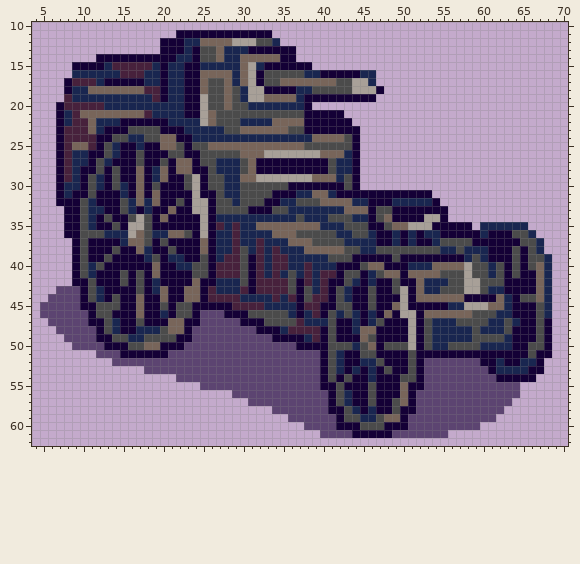
A sprite sheet gets an edit: images/units/imperials/chariot.png. The first picture shows the starting point.
The file is 72x72 pixels. Colours within 5 levels of each other are drawn and written as one. Shown: x 4..70, y 10..62.
New version:
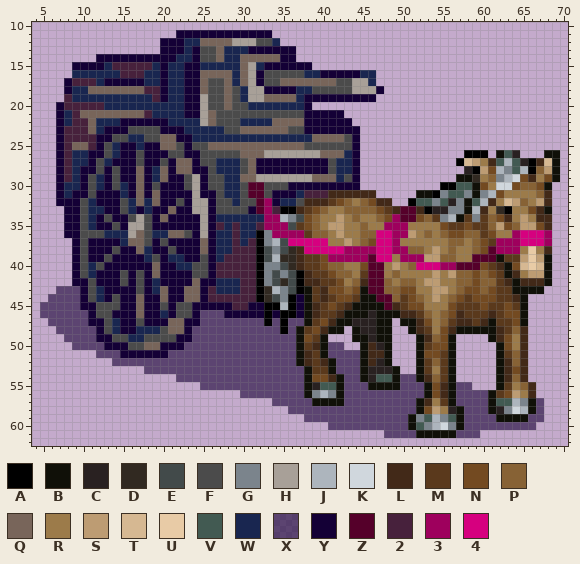
Palette (. is transparent): A #000000  B #101008  C #292121  D #312921  E #424a4a  F #4b4b4b  G #7b848c  H #a8a098  J #adb5bd  K #d0d7dd  L #422918  M #5a391c  N #734a21  P #876235  Q #78655a  R #9c7b4a  S #bd9c73  T #d6b892  U #e8cba6  V #425a52  W #192650  X #16003499  Y #140036  Z #55002a  2 #47213c  3 #9e005d  4 #d6007f
The edit:
y 26: x 58..60 ... -> AAA; x 62..64 ... -> BVC; x 68..69 .. -> BB
y 27: x 57..69 ............. -> ATSRLVJVCALTB
y 28: x 58..69 ............ -> CASNJGVJAPSB
y 29: x 57..69 ............. -> BBDRPGJKNLRNB
y 30: x 31..32 FF -> ZZ; x 43 F -> Y; x 55..68 .............. -> AAVVBNRKKNPPNB
y 31: x 31..32 FF -> ZZ; x 38..68 WQQWYYYYYYYYYYYY............... -> 222LLLLLL.....BBAGVVGBGJNRRRRPL
y 32: x 32..33 FY -> Z3; x 38..68 FFQQQQWWYYYWWWWWY.............. -> LLLMNPRPNLL..AVVGVCGBVJLRTSPRSL
y 33: x 32..68 YYFFWWWWWWWQQQYFFYYYYYYY............. -> Z32AALMNPRRPPPPNMLZZLACCGGBJLRDARRNLB
y 34: x 33..68 WWWWFWWWFFFWWYFQYYYYHHY............. -> 33JGENPRRSRPRRPN3ZZNPMGJBMGMPNLRSRLL
y 35: x 32..68 QQQQQQQQWWWFFFYYFQQHHHYYYYY.WWWWWW... -> 2333EMNPRSSRRPRR333RRRRNMMNMMPSNPSSNL
y 36: x 32..68 WWQQQFFFFFWWFFWYYWYWYWWYYYYYWYYYFFW.. -> AG3333MPPRSRRPP4433SRPRPNNPPMNRR34443
y 37: x 31..68 W2WWWQQQFFFFWWWWYYWYWYYWFFFFYYYYYYFFW. -> 2AGJE44444RRSRPN443RRRRRRPPRPNM3334443
y 38: x 30..68 FW2W2WWWQQQQQFFWWFFFFFFFFWWFWWWYYYFYFW. -> 22AEGEDL4444433334433PPRSRPRRPNZ333RURL
y 39: x 30..68 FY2W22WWWWWFFFYYYYYFYYYYYYYYWFWYYYFYFFW -> 22AEJDDLMMN33333Z44R333SSPPRRZZZBMMSUSB
y 40: x 30..68 FY2W22WW2WWWYYYFQQYYYWWWQQQQHFFWFYFYFQW -> 22AGGEDLMMNPPRRNZZRSRP44433ZZZNMLBNTUTB
y 41: x 30..68 FY2W2WFW2W22YFFYWFQQYQQQQFFFHFFWFYFYYQW -> 22AGEGEALMMNPPRMZZRPRRRRSRSPPNPNMBLRSSB
y 42: x 30..68 FY2222FY2W2YYFWYWYYFYYQWWWFFHHFFFYYYYQW -> 22AGEDEALLMMNRPLZZPRPPRSSRRPPNPPMLBLLLB
y 43: x 31..68 Y2222FYFW2YFWYYFYYFHYQWWFFFHHFWWYYYYQW -> 2ADJGEABMLNNPNBZZPPNNRRSSRPNNPNMMBBBB.
y 44: x 30..36 WWWW2W2 -> 22ADEGA; x 38..68 F22YFWYYFYYYHYQQQQQQYYYYQWYFFQW -> BMLMNNMBBZZPMNPRSRPNMNNNMMLB...
y 45: x 31..36 22WWWW -> YYAAJA; x 38..68 22YYFFYYFYYQHYYYYYWWHHHQQWYYYFW -> BLMNMLBBBBZLMNNRRRNMMMNMMNMB...
y 46: x 31..36 FFFFFW -> YYAYAA; x 38..68 W2YFWFWYWYQYHHYQQQQQQFFFWWYYYFW -> BLMMLBBBCBBBLLMPRPNLMMMLMNNB...
y 47: x 30..68 YYYFFFF2WWWFYYWYWFYYYHYFWWWFFFFWWFWYYFY -> XXXAXAXXBMNLBBCCCBB.BBLNRPMLLMLBMMNB...
y 48: x 32..68 YYYW2222YFYYWQQYYYYHYFWWWWWFWWWFYYYFY -> XXXAXBMNLBB.BCCBB..BLMRNLBBBBBLMPL...
y 49: x 34..68 YYYYW2YFYYYQFYYYYHYFWWWWWFFFFWYYYFY -> XXXBNMB...BBCBB...BLPNB....BLNRL...
y 50: x 37..68 YYYYFFFWFQYFFFHYFWWFFFFWWWWYYFFY -> BMLBXX..BLCB...BMNNB.....BNRL...
y 51: x 37..68 XXXYFWYYFFYYYYFYYYYYYYYYYYYYYFYY -> BLMBXXXXBLLB...BNNMB.....BMPL...
y 52: x 37..67 XXXYFWYYWWFYYYFYXXXXXXXYYWYYWWY -> BLMLBXXXBLCB...BMPMB.....BLPL..
y 53: x 38..67 XXYFWYWYWYFYYFYXXXXXXXXYWWWWYY -> BMMBXXXBCCCB..BMRMB.....BLNL..
y 54: x 38..66 XXYFYFYYWYYYFFYXXXXXXXXXYYYYY -> BNNLBXXBCVVBXXBLPMB.....BLPL.
y 55: x 38..56 XXYYFYYYFYYYQYYXXXX -> BCVVBXXXBBBBXXXBNLB; x 59..66 XXXXXX.. -> ...BMRPL
y 56: x 29 X -> .; x 38..51 XXXYFWYYFYYYQY -> BGJGBXXXXXXXXX; x 53..56 XXXX -> BNLB; x 61..66 XXXX.. -> BMNSRL
y 57: x 31..33 XXX -> ...; x 39..56 XXYFWYYFYYFQYXXXXX -> BBBBXXXXXXXXXBLRMB; x 61..67 XXX.... -> BVVJGBX
y 58: x 34..35 XX -> ..; x 41..57 YYFWYWYYFYYXXXXXX -> XXXXXXXXXXXBNSRCB; x 61..67 XX..... -> BCGKJBX
y 59: x 36..37 XX -> ..; x 42..57 YFFWWFQQYXXXXXXX -> XXXXXXXXXBGVJGVB; x 62..67 ...... -> BBBBXX
y 60: x 38..40 XXX -> ...; x 42..57 YYYFFFYYYXXXXXXX -> XXXXXXXXXBVGJKGB; x 60..66 ....... -> XXXXXXX
y 61: x 40..48 XXXXYYYYY -> ........X; x 52..59 XXXX.... -> BBBBBXXX
Pixel boxes of the changes (left, top, right, bottom) in both pictures:
changed: (232, 150, 560, 438)
